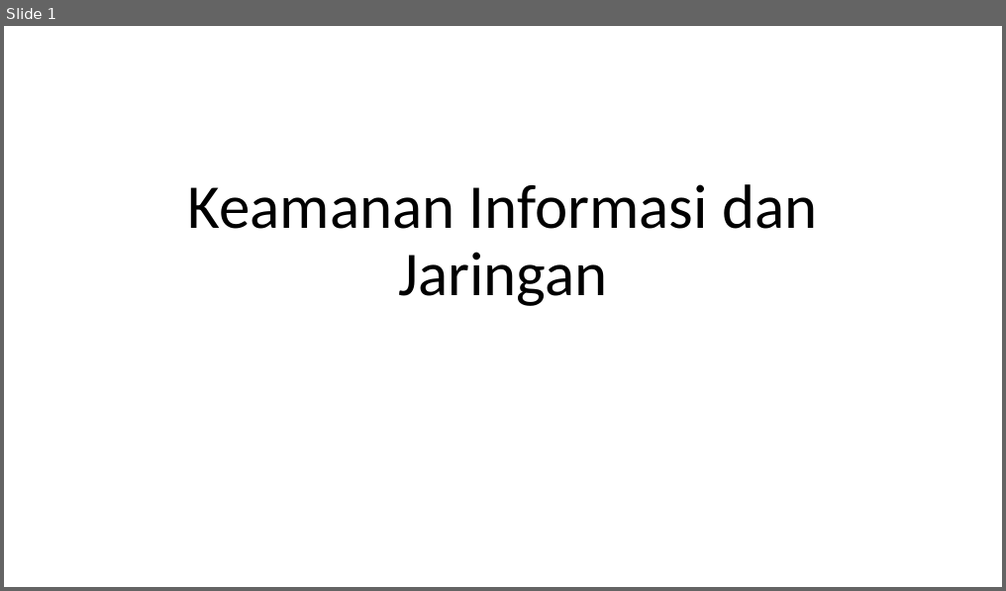
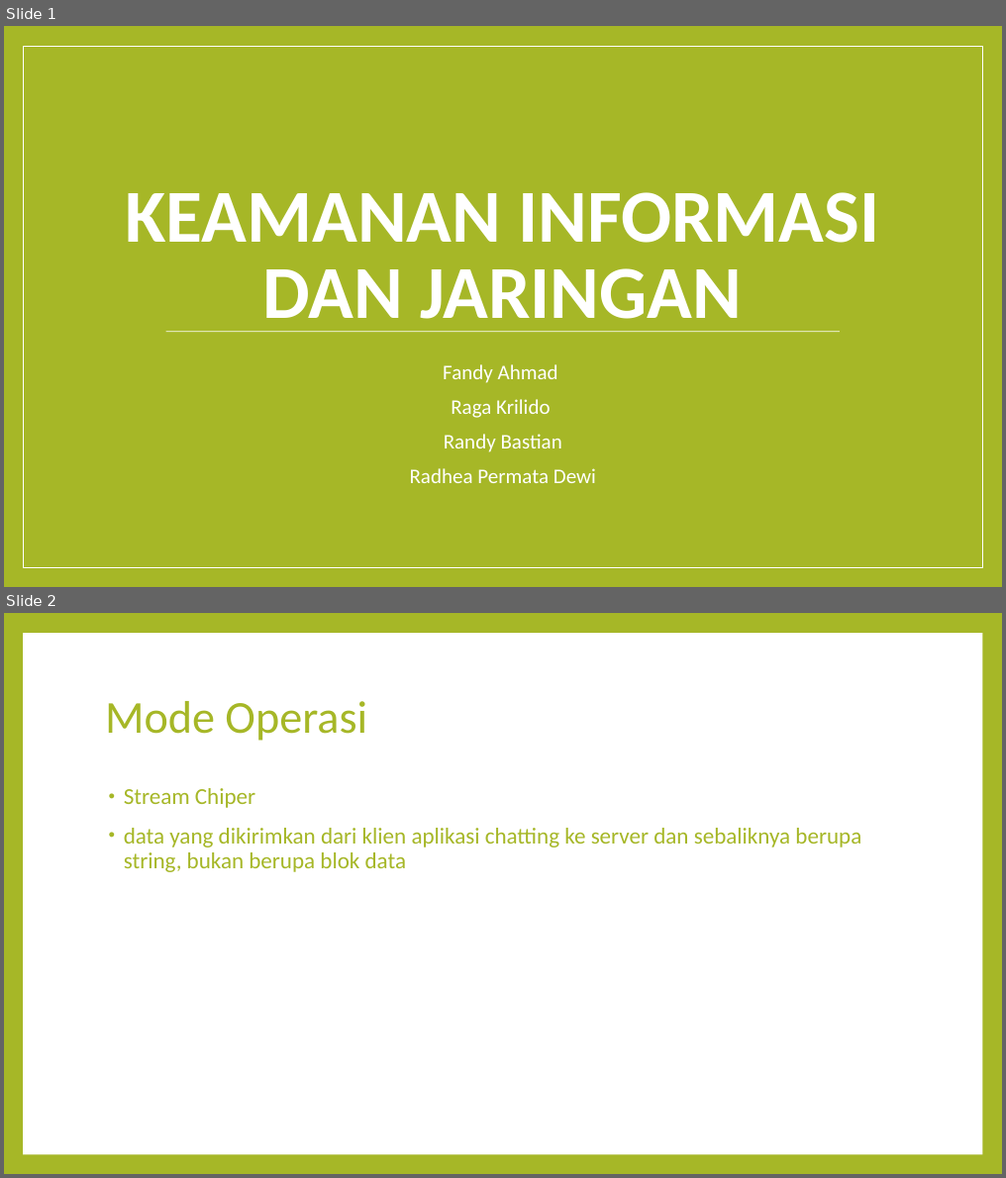
Before and after one commit to radheadewi/chattingKIJ, a slide deck: Dokumentasi/Presentasi Diskusi.ppt. Shown one above the other, each under a label of ours: slide 1 before the commit, slides 1 and 2 after it. The pictures are 1006x591 and 1006x1178 pixels, drawn with LibreOffice and Linux fonts; fonts in the diff are those of the drawing. Boxes give left, top, right and bottom in pixels: in the first picture for what was removed or moved away, otherwise in the second. Text is boxed around its words. In the diff, an @@ line names an element or a change of style, - is before the commit and + after.

Commit message:
Diskusi dan klient.

```diff
--- a/Dokumentasi/Presentasi Diskusi.ppt
+++ b/Dokumentasi/Presentasi Diskusi.ppt
@@ slide 2 added at [4, 613, 1002, 1174], background #A6B727 @@
@@ rectangle added at [23, 633, 982, 1155], fill #FFFFFF @@
@@ title added at [105, 701, 367, 741], 44 pt, text #A6B727 @@
+Mode Operasi
@@ text added at [124, 788, 861, 872], 22 pt, text #A6B727 @@
+• Stream Chiper
+• data yang dikirimkan dari klien aplikasi chatting ke server dan sebaliknya berupa string, bukan berupa blok data
@@ slide 1 changed as well @@
@@ background #FFFFFF to #A6B727 @@
@@ rectangle added at [23, 46, 982, 568], fill #A6B727, outline #FFFFFF 0.99 pt @@
@@ title at [125, 192, 879, 332]: text changed; size 60 to 72 pt; text colour #000000 to #FFFFFF; bold on @@
-Keamanan Informasi dan Jaringan
+KEAMANAN INFORMASI DAN JARINGAN
@@ line added from (165, 331) to (839, 331), #FFFFFF 0.79 pt @@
@@ subtitle added at [410, 365, 596, 483], 20 pt, text #FFFFFF @@
+Fandy Ahmad
+Raga Krilido
+Randy Bastian
+Radhea Permata Dewi
```
Also in this commit, not shown: 4 other slides added, 3 other files.
